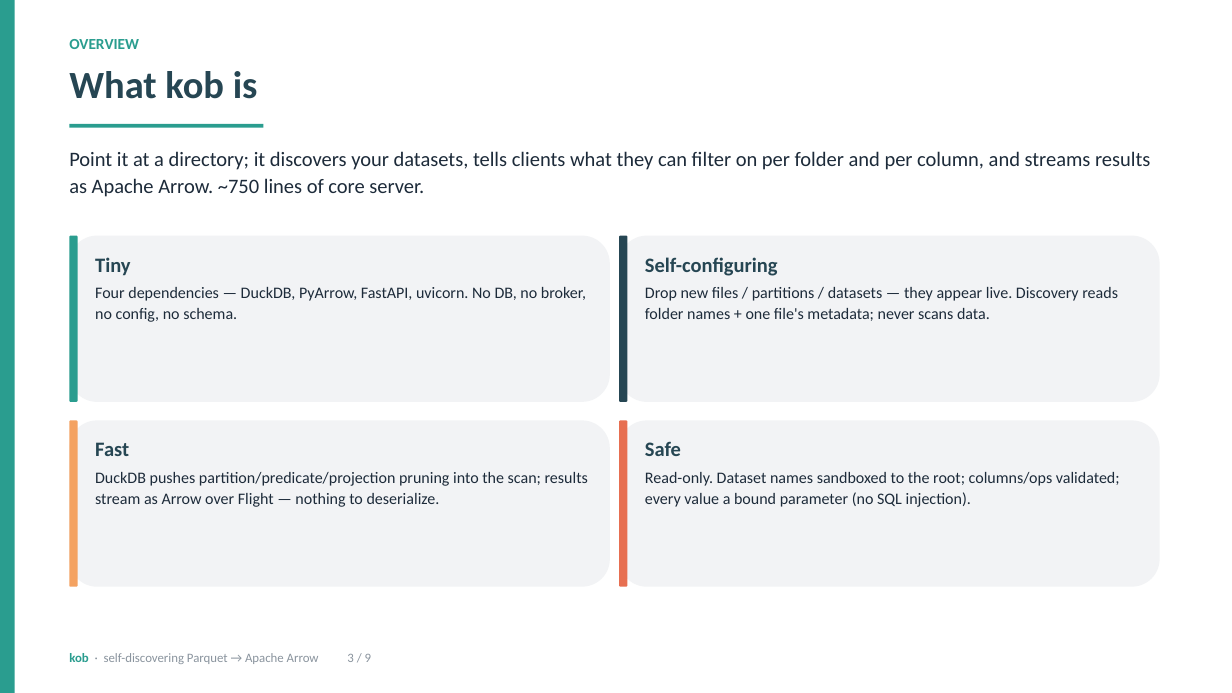
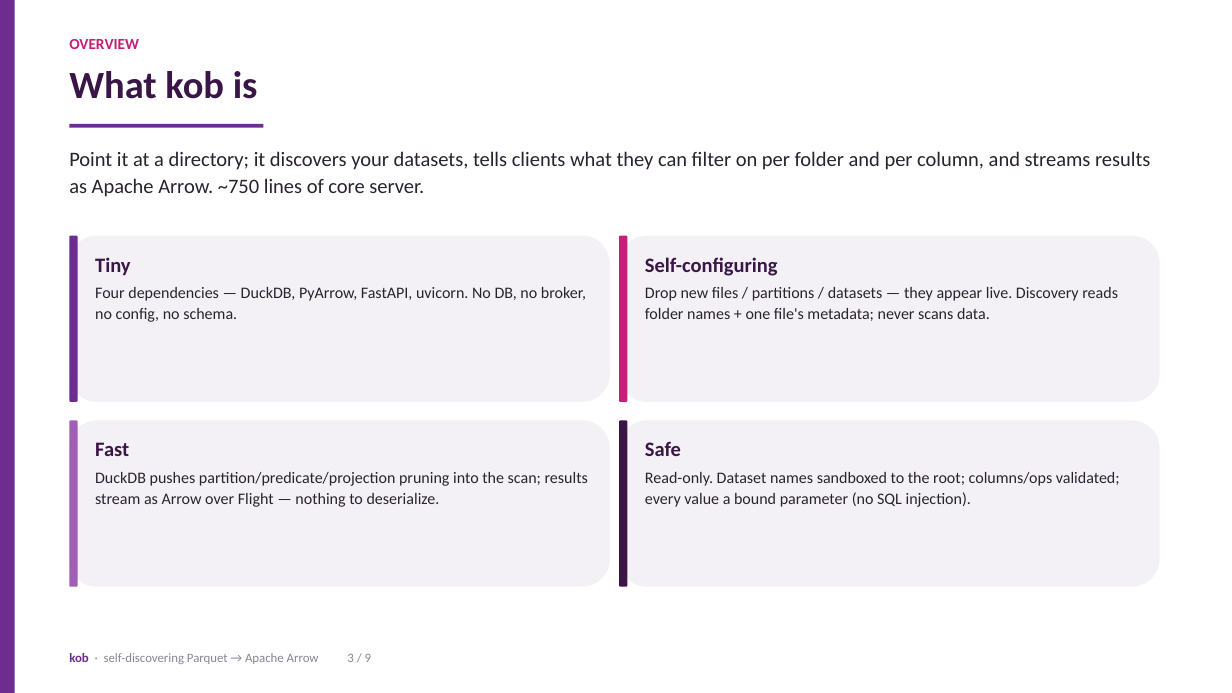
Before and after one commit to iyedexe/kob, a slide deck: slide 3 of presentation/kob.pptx. Drawn at 1232x693 pixels with LibreOffice and Linux fonts; fonts in the diff are those of the drawing. Boxes give left, top, right and bottom in pixels: in the first picture for what was removed or moved away, otherwise in the second. Text is boxed around its words. In the diff, an @@ line names an element or a change of style, - is before the commit and + after.

```diff
--- a/presentation/kob.pptx
+++ b/presentation/kob.pptx
@@ text "OVERVIEW" at [69,39,139,49]: text colour #2A9D8F to #C71E7A @@
@@ text "What kob is" at [69,71,258,99]: text colour #264653 to #3A1647 @@
@@ fill #2A9D8F to #6D2C8F in 3 elements at [0,0,15,693], [69,124,263,128], [69,236,78,402] @@
@@ rounded rectangle at [619,236,628,402]: fill #264653 to #C71E7A @@
@@ text "Tiny" at [95,257,586,322]: text colour #264653 to #3A1647 in "Tiny"; text colour #1D2B3A to #2B2230 @@
@@ text "Self-configuring" at [645,257,1118,321]: text colour #264653 to #3A1647 in "Self-configuring"; text colour #1D2B3A to #2B2230 in "Drop new files / partitions / datasets ..." @@
@@ rounded rectangle at [69,421,78,587]: fill #F4A261 to #A05EB5 @@
@@ text "Fast" at [95,442,588,507]: text colour #264653 to #3A1647 in "Fast"; text colour #1D2B3A to #2B2230 @@
@@ fill #F2F3F5 to #F4F1F6 in 4 elements at [69,236,610,402], [619,236,1160,402], [69,421,610,587], [619,421,1160,587] @@
@@ rounded rectangle at [619,421,628,587]: fill #E76F51 to #3A1647 @@
@@ text "Safe" at [645,441,1120,507]: text colour #264653 to #3A1647 in "Safe"; text colour #1D2B3A to #2B2230 @@
@@ text "kob · self-discovering Parquet → ..." at [69,653,371,664]: text colour #2A9D8F to #6D2C8F in "kob"; text colour #8A949E to #8A8692 @@
```
Also in this commit, not shown: 8 other slides changed, 3 other files.
